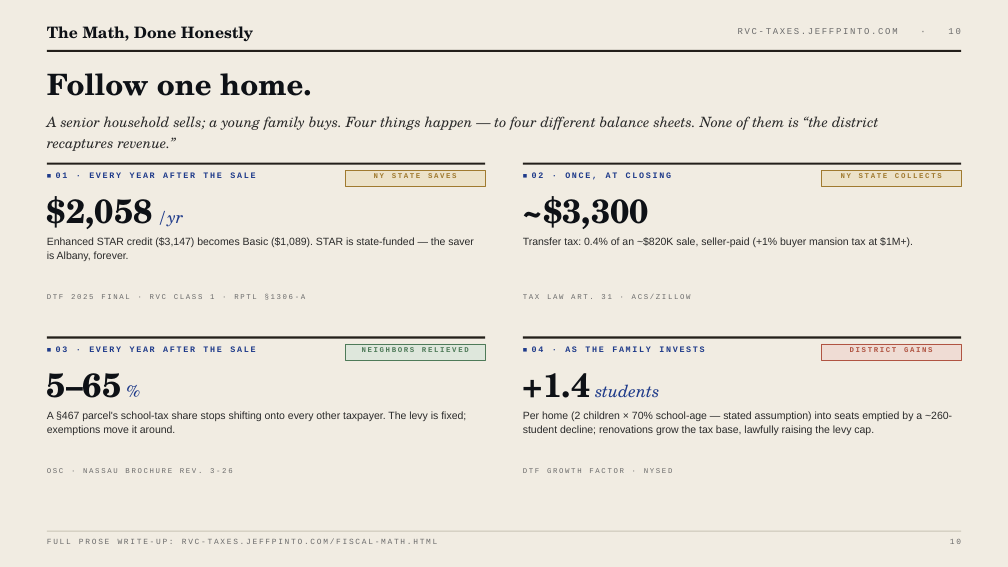
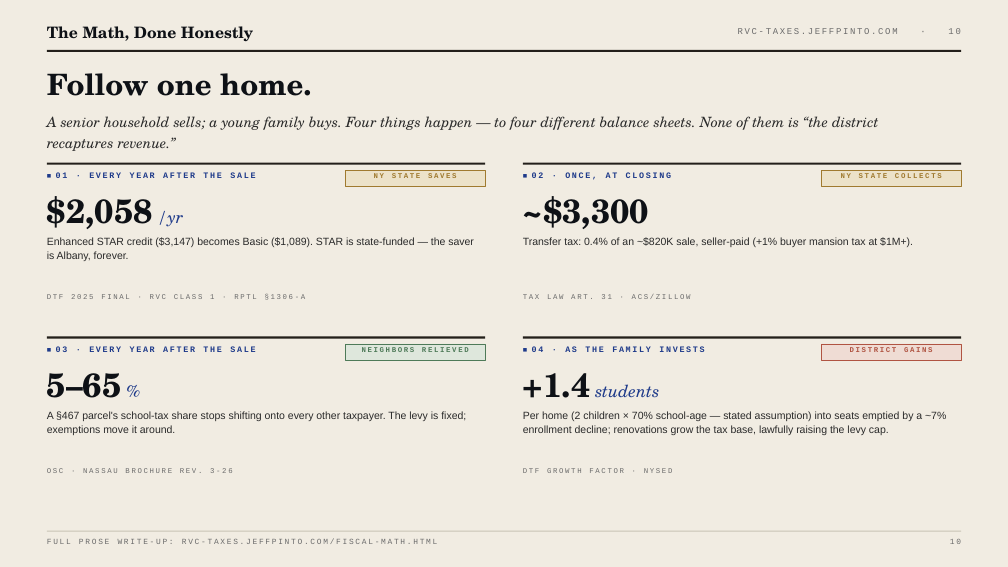
Before and after one commit to bigbrownjeff/rvc-homeowner-taxes, a slide deck: slide 10 of site/RVC_Legislator_Deck.pptx. Drawn at 1008x567 pixels with LibreOffice and Linux fonts; fonts in the diff are those of the drawing. Boxes give left, top, right and bottom in pixels: in the first picture for what was removed or moved away, otherwise in the second. Text is boxed around its words. In the diff, an @@ line names an element or a change of style, - is before the commit and + after.

```diff
--- a/site/RVC_Legislator_Deck.pptx
+++ b/site/RVC_Legislator_Deck.pptx
@@ text at [523, 411, 946, 435]: text changed @@
-Per home (2 children × 70% school-age — stated assumption) into seats emptied by a ~260-student decline; renovations grow the tax base, lawfully raising the levy cap.
+Per home (2 children × 70% school-age — stated assumption) into seats emptied by a ~7% enrollment decline; renovations grow the tax base, lawfully raising the levy cap.
```
Also in this commit, not shown: 17 other slides changed, 2 slides added, 3 slides removed, 4 other files.
